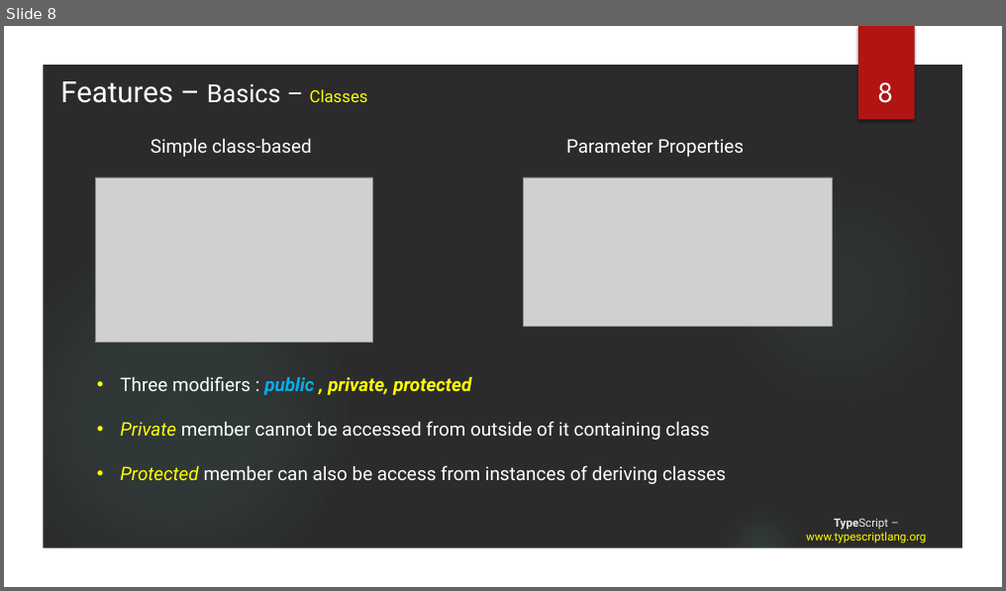
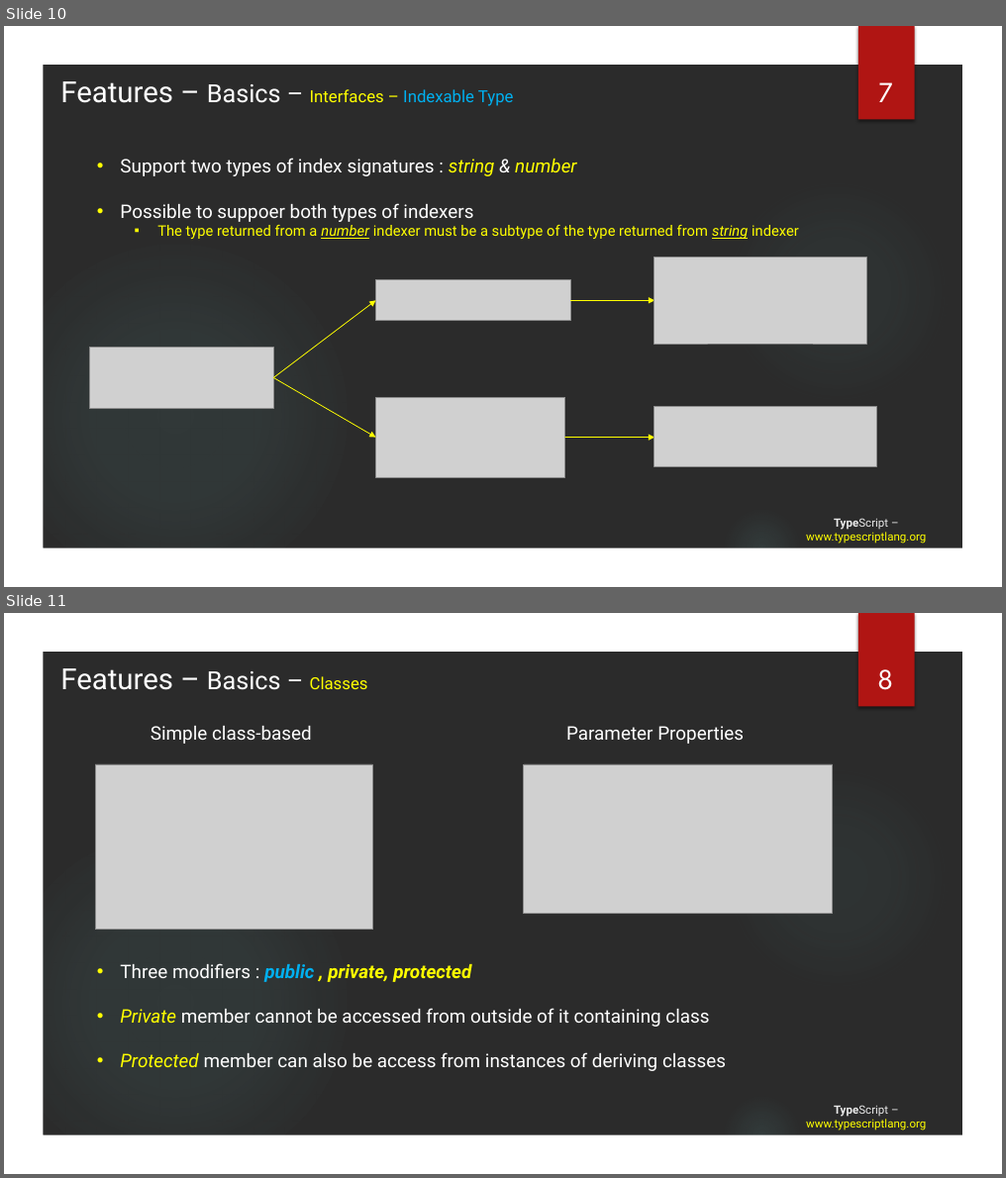
Before and after one commit to tainhx/SSFE, a slide deck: TypeScript.pptx. Shown one above the other, each under a label of ours: slide 8 before the commit, slides 10 and 11 after it. The pictures are 1006x591 and 1006x1178 pixels, drawn with LibreOffice and Linux fonts; fonts in the diff are those of the drawing; grey boxes stand for pictures; background and template pictures are left out; a plain dark background stands for a picture behind light text. Boxes give left, top, right and bottom in pixels: in the first picture for what was removed or moved away, otherwise in the second. Text is boxed around its words. In the diff, an @@ line names an element or a change of style, - is before the commit and + after.

```diff
--- a/TypeScript.pptx
+++ b/TypeScript.pptx
@@ slide 10 added at (4,26,1002,587), background picture (left out); not listed: 5 template elements that a slide beside it also shows @@
@@ text added at (60,81,514,106), 16 pt, text #FFFFFF @@
+Features – Basics – Interfaces – Indexable Type
@@ text added at (878,82,893,102), 28 pt, text #FFFFFF @@
+7
@@ text added at (120,158,799,239), 18 pt, text #FFFF00 @@
+• Support two types of index signatures : string & number
+• Possible to suppoer both types of indexers
+  ▪ The type returned from a number indexer must be a subtype of the type returned from string indexer
@@ picture added at (654,258,866,344) @@
@@ picture added at (376,280,570,321) @@
@@ arrow added from (273, 377) to (376, 301), #FFFF00 0.75 pt @@
@@ arrow added from (570, 301) to (654, 301), #FFFF00 0.75 pt @@
@@ picture added at (89,347,273,408) @@
@@ arrow added from (273, 377) to (376, 438), #FFFF00 0.75 pt @@
@@ picture added at (376,397,565,477) @@
@@ picture added at (654,406,877,467) @@
@@ arrow added from (565, 438) to (654, 438), #FFFF00 0.75 pt @@
@@ title added at (806,518,926,544), 11 pt, text #FFFF00 @@
+TypeScript – www.typescriptlang.org
@@ what was slide 8 is now slide 11 @@
```
Also in this commit, not shown: 4 slides changed, 2 other slides added, 2 other files.
